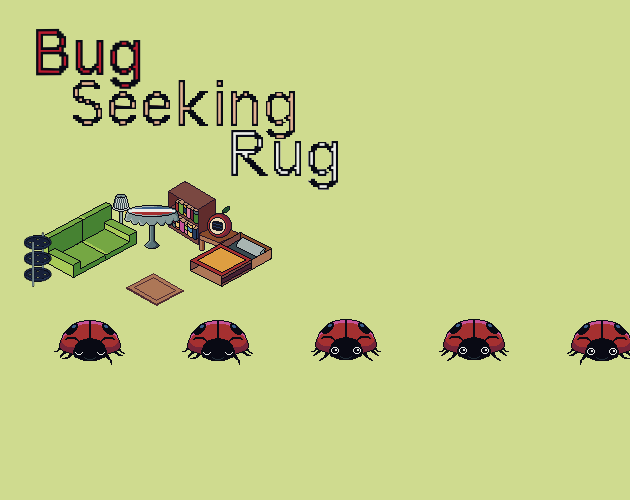
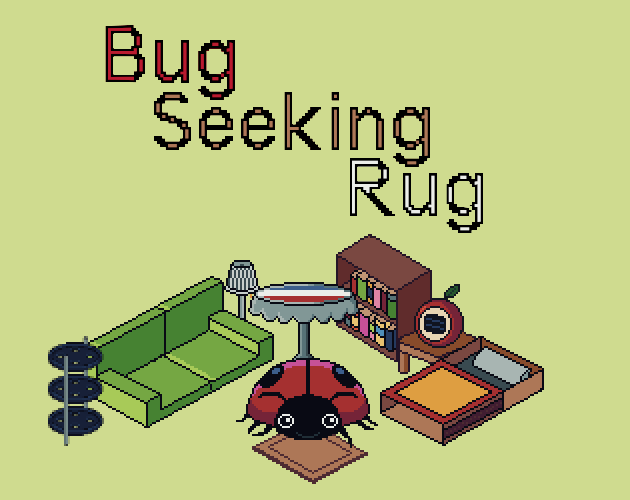
Layered file, before and after one edit (630px x 500px). Changes by layer:
painted on "Pasted Layer" over [73, 25, 483, 233]
removed layer "Pasted Layer #1" over [231, 130, 338, 190]
removed layer "Bug ..." over [36, 28, 141, 89]
removed layer "Layer" over [38, 31, 138, 87]
removed layer "Bed" over [190, 232, 272, 287]
removed layer "Pasted Layer #3" over [311, 319, 381, 361]
removed layer "insidebugfull.png" over [54, 319, 630, 365]
removed layer "Pasted Layer #2" over [124, 205, 180, 249]
removed layer "Comp" over [199, 206, 239, 259]
removed layer "bookshelf.png" over [168, 181, 216, 245]
removed layer "buttonshelf.png" over [24, 232, 52, 287]
removed layer "couch" over [42, 202, 137, 278]
removed layer "Lamp" over [112, 194, 130, 237]
painted on "Mat" over [48, 234, 544, 484]